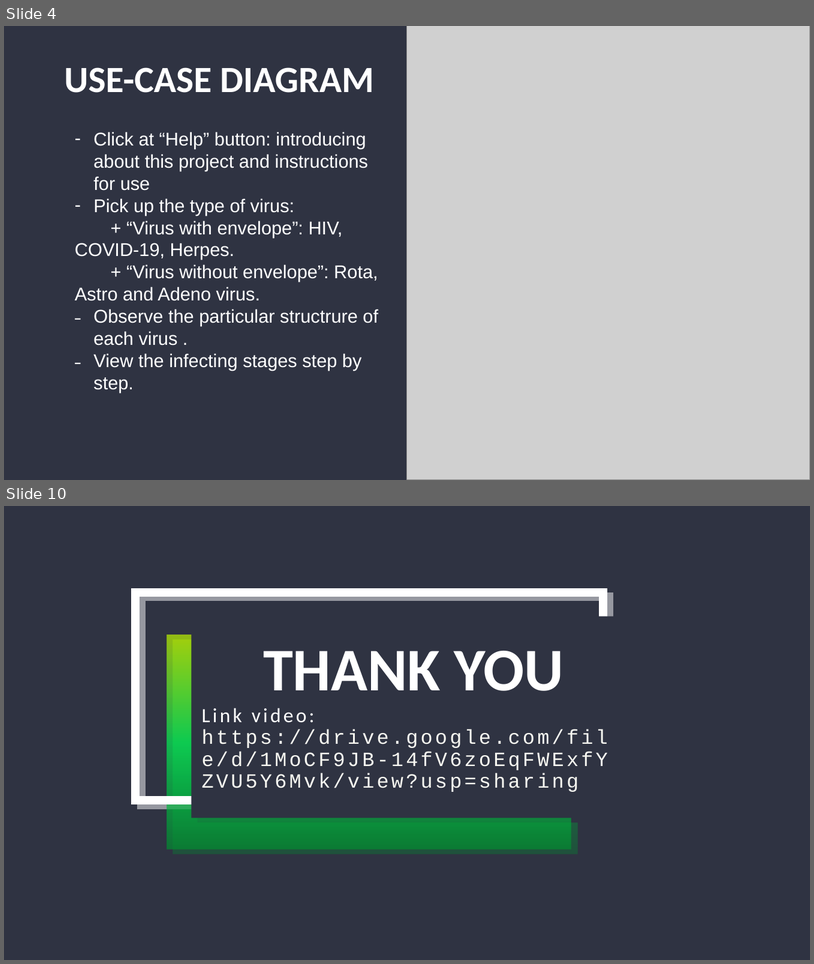
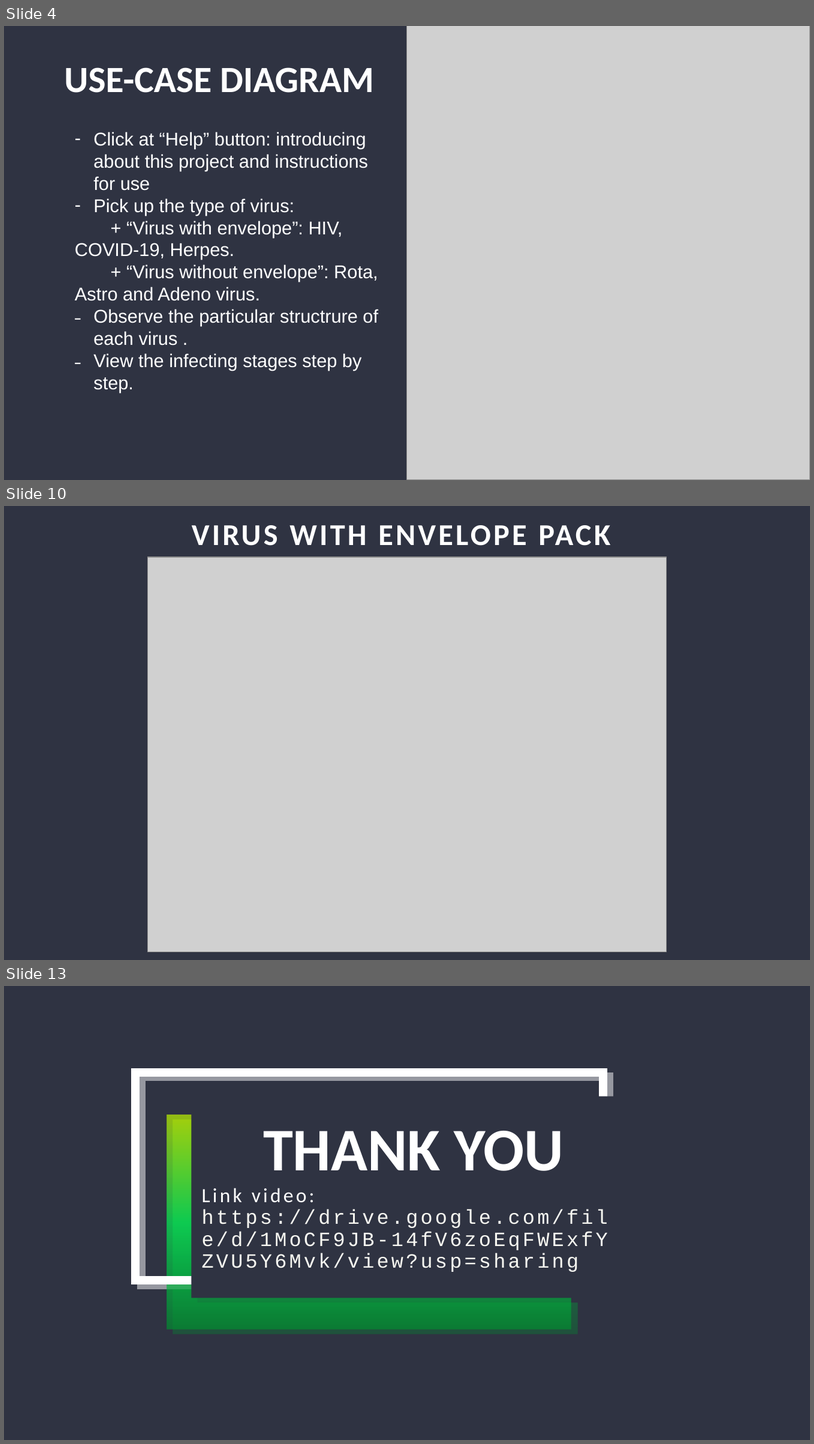
Before and after one commit to tqthai2001/OOLT.ICT.20212.Team06, a slide deck: Presentation/presentation.pptx. Shown one above the other, each under a label of ours: slides 4 and 10 before the commit, slides 4, 10 and 13 after it; the slides between them are not shown. The pictures are 814x964 and 814x1444 pixels, drawn with LibreOffice and Linux fonts; fonts in the diff are those of the drawing; grey boxes stand for pictures; background and template pictures are left out. Boxes give left, top, right and bottom in pixels: in the first picture for what was removed or moved away, otherwise in the second. Text is boxed around its words. In the diff, an @@ line names an element or a change of style, - is before the commit and + after.

```diff
--- a/Presentation/presentation.pptx
+++ b/Presentation/presentation.pptx
@@ slide 10 added at [4,506,810,960], background #2F3342; not listed: 1 template element that a slide beside it also shows @@
@@ rectangle added at [4,506,810,960], fill #2F3342 @@
@@ title added at [192,525,611,546], 36 pt, text #FFFFFF, bold @@
+VIRUS WITH ENVELOPE PACK
@@ picture added at [148,557,667,951] @@
@@ what was slide 10 is now slide 13 @@
```
Also in this commit, not shown: 4 slides changed, 3 other slides added, 1 slide removed, 32 other files.
